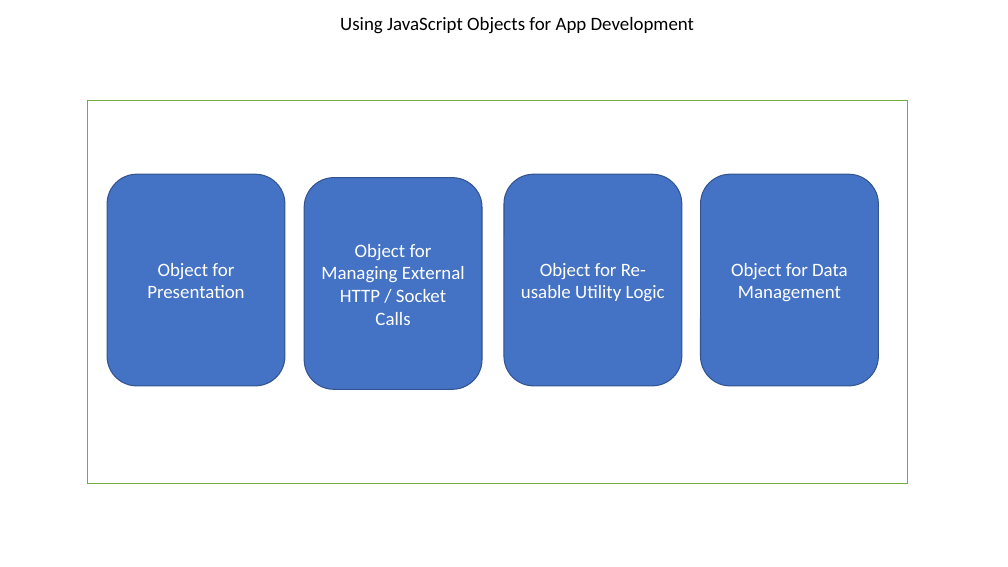
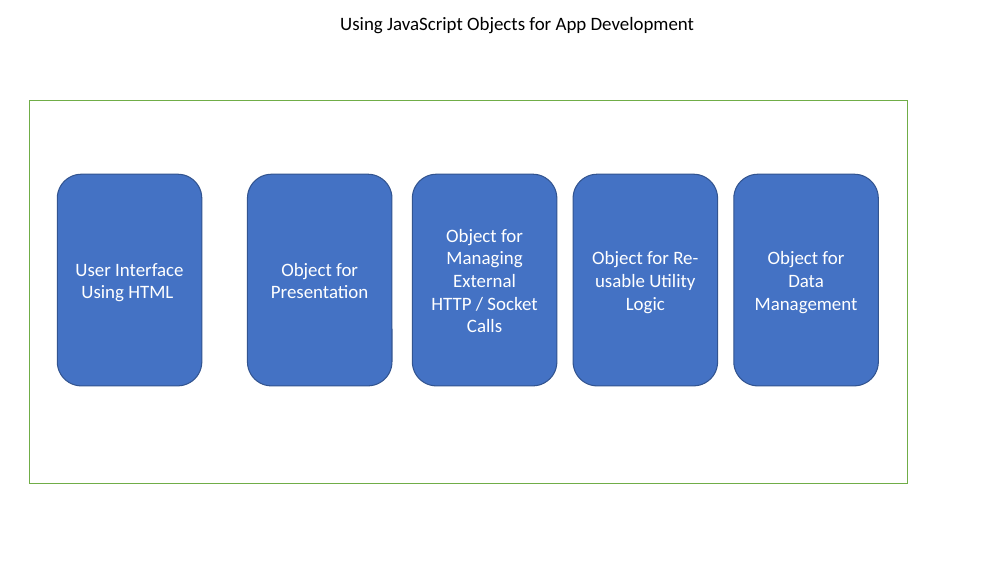
Before and after one commit to maheshsabnis/blazemarch2021, a slide deck: slide 10 of SpotPPTs.pptx. Drawn at 1008x567 pixels with LibreOffice and Linux fonts; fonts in the diff are those of the drawing. Boxes give left, top, right and bottom in pixels: in the first picture for what was removed or moved away, otherwise in the second. Text is boxed around its words. In the diff, an @@ line names an element or a change of style, - is before the commit and + after.

```diff
--- a/SpotPPTs.pptx
+++ b/SpotPPTs.pptx
@@ rectangle: place and size @@
-rectangle at (88,101,907,484)
+rectangle at (29,101,907,484)
@@ rounded rectangle added at (57,174,202,386), fill #4472C4, outline #325491 1 pt, 18 pt, text #FFFFFF @@
+User Interface
+Using HTML
@@ rounded rectangle "Object for Presentation": place and size @@
-rounded rectangle "Object for Presentation" at (107,174,285,386)
+rounded rectangle "Object for Presentation" at (247,174,392,386)
@@ rounded rectangle "Object for Managing External HTTP ...": place and size @@
-rounded rectangle "Object for Managing External HTTP ..." at (304,178,482,389)
+rounded rectangle "Object for Managing External HTTP ..." at (412,174,557,386)
@@ rounded rectangle "Object for Re-usable Utility Logic": place and size @@
-rounded rectangle "Object for Re-usable Utility Logic" at (504,174,682,386)
+rounded rectangle "Object for Re-usable Utility Logic" at (573,174,718,386)
@@ rounded rectangle "Object for Data Management": place and size @@
-rounded rectangle "Object for Data Management" at (701,174,879,386)
+rounded rectangle "Object for Data Management" at (734,174,879,386)
```
Also in this commit, not shown: 15 other files.
